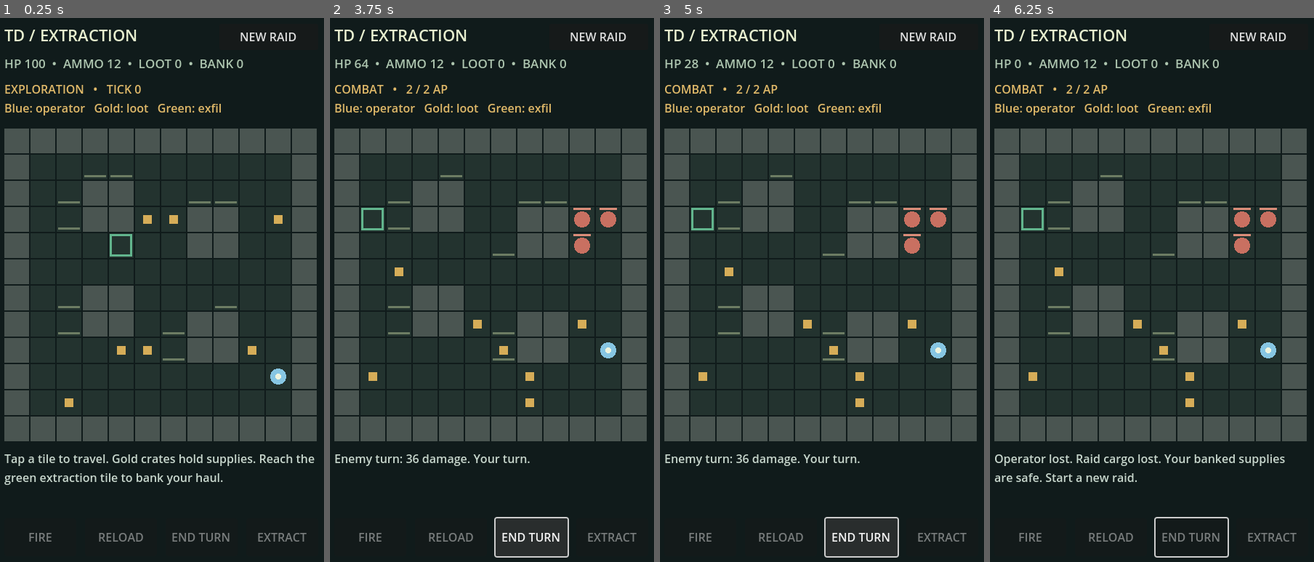
Above: before the commit, frames 1-4 (left to right).
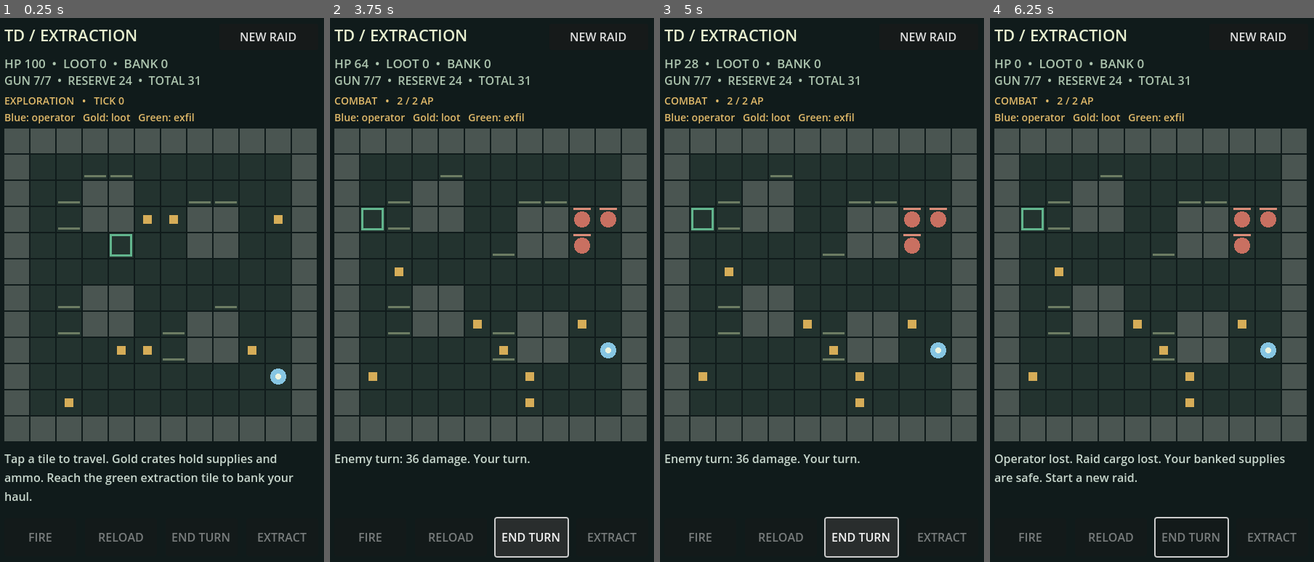
Above: after the commit, the same moments.

Repository: thenamelessguy77/TDExtract
Game: Godot game, scene res://main.tscn
Same seed, same stepped clock (60 frames per second), same inputs: the game is played once before the commit and once after it.
Inputs (mouse positions are in pixels of both pictures, inside the frame that each line leads up to):
- Up to frame 1 (0.25 s): no input
- Up to frame 2 (3.75 s): click "NEW RAID" at 0.5 s; click "NEW RAID" at 1.25 s; click "NEW RAID" at 2 s; tap A at 2.75 s; move the mouse to (492, 300) at 2.77 s; click (492, 300) at 2.92 s; click "END TURN" at 3.5 s
- Up to frame 3 (5 s): click "END TURN" at 4.25 s
- Up to frame 4 (6.25 s): click "END TURN" at 5 s; tap Space at 5.75 s; move the mouse to (1080, 328) at 5.77 s; click (1080, 328) at 5.92 s

The runs differ from the first frame. In frame 1, 3.2% of the frame differs, in the area x 1-98%, y 7-89%; in frame 2, 2.0%; in frame 3, 2.0%; in frame 4, 2.0%.

Commit message:
Track loaded and carried ammo with seven-round magazine and timed reloads

Diff:
--- a/main.gd
+++ b/main.gd
@@ -14,6 +14,9 @@
 	"#..........#",
 	"############"
 ]
+const MAGAZINE_CAPACITY = 7
+const CRATE_AMMO = 7
+const COMBAT_RELOAD_AP = 2
 const CELL = 36.0
 const ORIGIN = Vector2(24, 164)
 const DIRS = [Vector2i.UP, Vector2i.DOWN, Vector2i.LEFT, Vector2i.RIGHT]
@@ -24,7 +27,7 @@
 var loot: Array[Vector2i] = []
 var hp = 100
 var ap = 2
-var ammo = 12
+var ammo = MAGAZINE_CAPACITY
 var reserve = 24
 var cargo = 0
 var stash = 0
@@ -35,6 +38,7 @@
 var message = ""
 var title: Label
 var status: Label
+var ammo_status: Label
 var intel: Label
 var feed: Label
 var fire_button: Button
@@ -77,8 +81,9 @@
 func make_ui():
 	title = make_label(Vector2(24, 20), Vector2(280, 32), 22, Color("e7efcf"))
 	title.text = "TD / EXTRACTION"
-	status = make_label(Vector2(24, 62), Vector2(432, 30), 17, Color("adc5af"))
-	intel = make_label(Vector2(24, 98), Vector2(432, 58), 16, Color("e0b969"))
+	status = make_label(Vector2(24, 62), Vector2(432, 24), 17, Color("adc5af"))
+	ammo_status = make_label(Vector2(24, 86), Vector2(432, 24), 16, Color("adc5af"))
+	intel = make_label(Vector2(24, 116), Vector2(432, 42), 14, Color("e0b969"))
 	feed = make_label(Vector2(24, 606), Vector2(432, 82), 16, Color("c8d7cd"))
 	feed.autowrap_mode = TextServer.AUTOWRAP_WORD_SMART
 	fire_button = make_button("FIRE", Vector2(24, 700), shoot)
@@ -125,14 +130,14 @@
 		loot.append(floor_tiles.pop_back())
 	hp = 100
 	ap = 2
-	ammo = 12
+	ammo = MAGAZINE_CAPACITY
 	reserve = 24
 	cargo = 0
 	ticks = 0
 	combat = false
 	finished = false
 	selected = -1
-	message = "Tap a tile to travel. Gold crates hold supplies. Reach the green extraction tile to bank your haul."
+	message = "Tap a tile to travel. Gold crates hold supplies and ammo. Reach the green extraction tile to bank your haul."
 	refresh()
 
 func distance(a: Vector2i, b: Vector2i) -> int:
@@ -210,7 +215,8 @@
 		if loot.has(player):
 			loot.erase(player)
 			cargo += 1
-			message = "Recovered supplies. Extract to keep them."
+			reserve += CRATE_AMMO
+			message = "Recovered supplies and %d reserve rounds. Extract to keep your supplies." % CRATE_AMMO
 		if not combat:
 			world_tick()
 			if combat:
@@ -218,7 +224,7 @@
 	refresh()
 
 func world_tick():
-	# Each player step advances every enemy exactly once; no real-time timer.
+	# Each exploration action tick advances every enemy once; no real-time timer.
 	var spotted = enemies.any(func(e): return visible(e))
 	for e in enemies:
 		if e.hp <= 0:
@@ -251,14 +257,22 @@
 		selected = -1
 	refresh()
 
+func can_reload() -> bool:
+	return not finished and reserve > 0 and ammo < MAGAZINE_CAPACITY and (not combat or ap >= COMBAT_RELOAD_AP)
+
 func reload_weapon():
-	if finished or not combat or ap <= 0 or reserve <= 0 or ammo >= 12:
-		return
-	var rounds = mini(12 - ammo, reserve)
+	if not can_reload():
+		return
+	var rounds = mini(MAGAZINE_CAPACITY - ammo, reserve)
 	ammo += rounds
 	reserve -= rounds
-	ap -= 1
-	message = "Reloaded %d rounds for 1 AP." % rounds
+	if combat:
+		ap -= COMBAT_RELOAD_AP
+		message = "Reloaded %d rounds for 2 AP." % rounds
+	else:
+		ticks += 1
+		message = "Reloaded %d rounds. One world tick elapsed." % rounds
+		world_tick()
 	refresh()
 
 func enemy_turn():
@@ -308,7 +322,9 @@
 func refresh():
 	if not is_instance_valid(status):
 		return
-	status.text = "HP %d  •  AMMO %d  •  LOOT %d  •  BANK %d" % [hp, ammo, cargo, stash]
+	status.text = "HP %d  •  LOOT %d  •  BANK %d" % [hp, cargo, stash]
+	ammo_status.text = "GUN %d/%d  •  RESERVE %d  •  TOTAL %d" % [ammo, MAGAZINE_CAPACITY, reserve, ammo + reserve]
+	reload_button.tooltip_text = "Reload: 2 AP" if combat else "Reload: 1 world tick"
 	intel.text = ("COMBAT   •   %d / 2 AP" % ap) if combat else "EXPLORATION   •   TICK %d" % ticks
 	if selected >= 0 and visible(enemies[selected]):
 		intel.text += "\nTARGET %d HP   •   HIT %d%%" % [enemies[selected].hp, hit_chance(player, enemies[selected].pos)]
@@ -316,7 +332,7 @@
 		intel.text += "\nBlue: operator   Gold: loot   Green: exfil"
 	feed.text = message
 	fire_button.disabled = finished or not combat or selected < 0 or ap <= 0 or ammo <= 0
-	reload_button.disabled = finished or not combat or ap <= 0 or reserve <= 0 or ammo >= 12
+	reload_button.disabled = not can_reload()
 	end_button.disabled = finished or not combat
 	extract_button.disabled = finished or player != exfil
 	queue_redraw()
--- a/tests/smoke.gd
+++ b/tests/smoke.gd
@@ -47,9 +47,12 @@
 	game.selected = 0
 	game.enemies[0].pos = Vector2i(5, 1)
 	game.shoot()
-	assert(game.ap == 1 and game.ammo == 11)
+	assert(game.ap == 1 and game.ammo == 6)
 	game.reload_weapon()
-	assert(game.ap == 0 and game.ammo == 12 and game.reserve == 23)
+	assert(game.ap == 1 and game.ammo == 6, "Combat reload must require two available AP")
+	game.ap = 2
+	game.reload_weapon()
+	assert(game.ap == 0 and game.ammo == 7 and game.reserve == 30)
 	game.player = game.exfil
 	var bank = game.stash
 	game.extract()
@@ -74,6 +77,71 @@
 		assert(game.distance(game.player, game.exfil) >= 8)
 		game.enemies.clear()
 		assert(not game.path_to(game.exfil).is_empty(), "Extraction must be connected to insertion")
+	assert(test_ammo(game), "Ammo checks must all complete")
 	print("PASS: randomized placements, idle freeze, movement ticks, loot, contact interruption, AP, enemy turn, LOS, cover, range, shooting, reloading, extraction, death, 100 raid seeds")
 	game.queue_free()
 	quit(0)
+
+func test_ammo(game) -> bool:
+	game.new_raid()
+	assert(game.ammo == 7 and game.reserve == 24)
+	assert(game.ammo_status.text == "GUN 7/7  •  RESERVE 24  •  TOTAL 31")
+	game.enemies.clear()
+	game.player = Vector2i(1, 1)
+	game.exfil = Vector2i(10, 10)
+	game.ammo = 2
+	game.reserve = 3
+	game.refresh()
+	assert(not game.reload_button.disabled, "Exploration reload must be enabled")
+	game.enemies.append({"pos": Vector2i(5, 5), "hp": 60})
+	game.reload_weapon()
+	assert(game.ammo == 5 and game.reserve == 0, "Partial reload must use only available rounds")
+	assert(game.ticks == 1 and game.ap == 2)
+	assert(game.distance(game.enemies[0].pos, Vector2i(5, 5)) == 1, "Reload must advance the enemy patrol once")
+	assert(game.reload_button.disabled)
+	game.reload_weapon()
+	assert(game.ticks == 1, "No reserve ammo must not spend a tick")
+	game.reserve = 10
+	game.reload_weapon()
+	assert(game.ammo == 7 and game.reserve == 8 and game.ticks == 2)
+	game.reload_weapon()
+	assert(game.ticks == 2 and game.reserve == 8, "Full magazine must not reload")
+	game.enemies.clear()
+	game.enemies.append({"pos": Vector2i(2, 1), "hp": 60})
+	game.combat = false
+	game.ammo = 0
+	game.reload_weapon()
+	assert(game.combat and game.ap == 2 and game.ticks == 3, "Contact during exploration reload must not charge combat AP")
+	game.ammo = 0
+	game.ap = 1
+	game.refresh()
+	assert(game.reload_button.disabled)
+	game.reload_weapon()
+	assert(game.ammo == 0 and game.ap == 1 and game.ticks == 3)
+	game.ap = 2
+	game.reload_weapon()
+	assert(game.ammo == 1 and game.reserve == 0 and game.ap == 0 and game.ticks == 3)
+	game.enemies.clear()
+	game.combat = false
+	game.loot.clear()
+	game.loot.append(Vector2i(2, 1))
+	game.move_to(Vector2i(2, 1))
+	assert(game.reserve == 7 and game.ammo == 1, "Crates add reserve ammo without loading the gun")
+	game.move_to(Vector2i(1, 1))
+	game.move_to(Vector2i(2, 1))
+	assert(game.reserve == 7, "A collected crate must not grant ammo again")
+	game.combat = true
+	game.ap = 2
+	game.enemies.append({"pos": Vector2i(3, 1), "hp": 60})
+	game.selected = 0
+	game.shoot()
+	assert(game.ammo == 0 and game.reserve == 7 and game.ap == 1)
+	assert(game.ammo_status.text == "GUN 0/7  •  RESERVE 7  •  TOTAL 7")
+	game.shoot()
+	assert(game.ap == 1, "An empty gun cannot fire reserve rounds")
+	game.finished = true
+	game.ap = 2
+	game.reload_weapon()
+	assert(game.ammo == 0 and game.reserve == 7 and game.ap == 2)
+	print("PASS: ammo HUD, seven-round capacity, partial/full/empty reloads, patrol tick, detection during reload, two-AP combat reload, crate ammo, single pickup, empty gun, finished raid")
+	return true
Not shown, changed: export_presets.cfg
Not shown, changed: DESIGN.md
Not shown, changed: README.md
Not shown, changed: tests/browser.cjs
